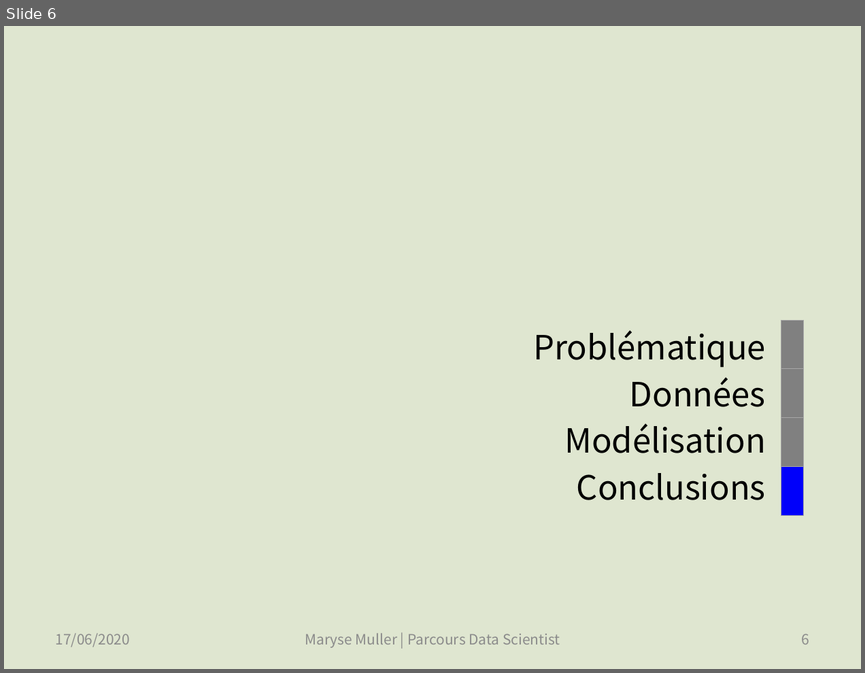
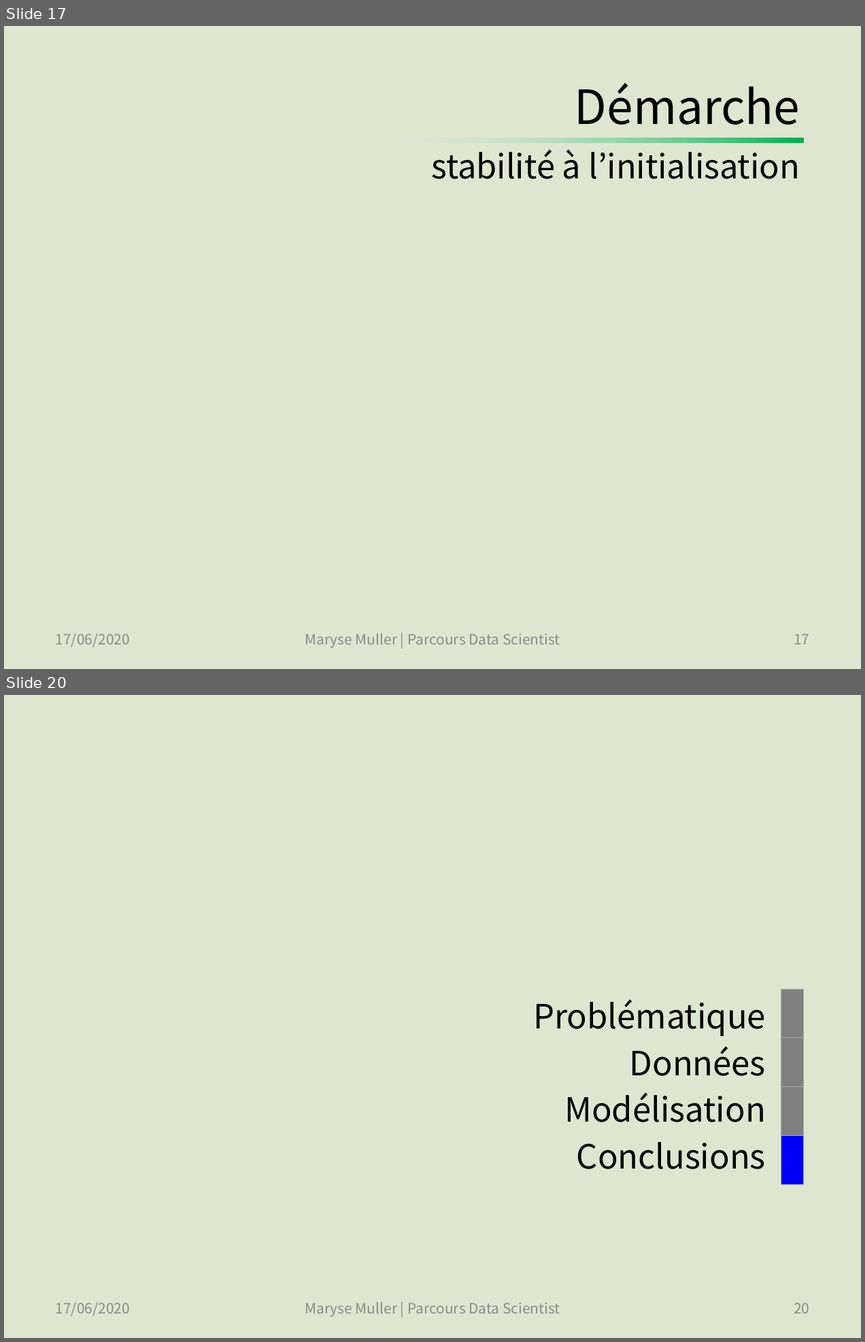
Before and after one commit to SmellyArmure/OC_DS_Project5, a slide deck: PRESENTATION/Projet5.pptx. Shown one above the other, each under a label of ours: slide 6 before the commit, slides 17 and 20 after it; the slides between them are not shown. The pictures are 865x673 and 865x1342 pixels, drawn with LibreOffice and Linux fonts; fonts in the diff are those of the drawing. Boxes give left, top, right and bottom in pixels: in the first picture for what was removed or moved away, otherwise in the second. Text is boxed around its words. In the diff, an @@ line names an element or a change of style, - is before the commit and + after.

```diff
--- a/PRESENTATION/Projet5.pptx
+++ b/PRESENTATION/Projet5.pptx
@@ slide 17 added at bbox=[4, 26, 861, 669], background #DFE6D0 @@
@@ title added at bbox=[431, 83, 800, 179], 27.9 pt, text #000000 @@
+Démarche
+stabilité à l’initialisation
@@ rectangle added at bbox=[362, 138, 804, 142], fill gradient #00B050 to #E6EDF0 @@
@@ text added at bbox=[56, 633, 130, 647], 12 pt, text #8C8C8C @@
+17/06/2020
@@ text added at bbox=[305, 633, 560, 648], 12 pt, text #8C8C8C @@
+Maryse Muller | Parcours Data Scientist
@@ page number added at bbox=[793, 634, 809, 644], 12 pt, text #8C8C8C @@
+17
@@ what was slide 6 is now slide 20 @@
@@ page number at bbox=[793, 1302, 809, 1313]: text changed @@
-6
+20
```
Also in this commit, not shown: 4 slides changed, 13 other slides added, 1 other file.
